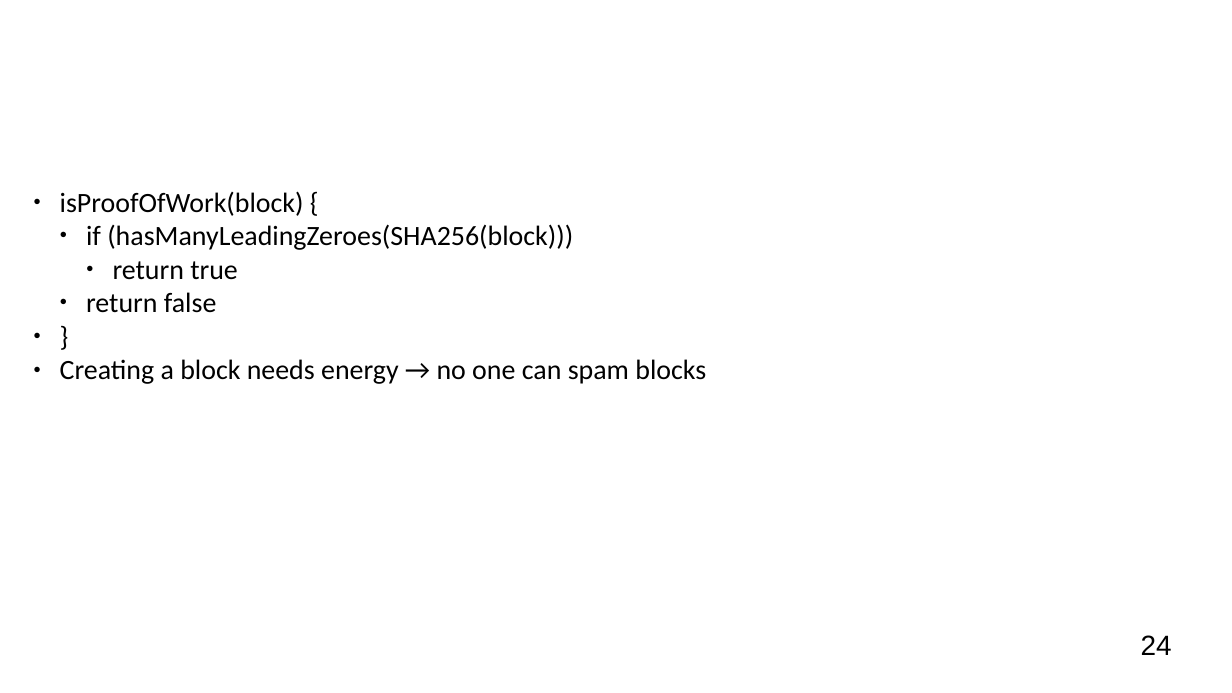
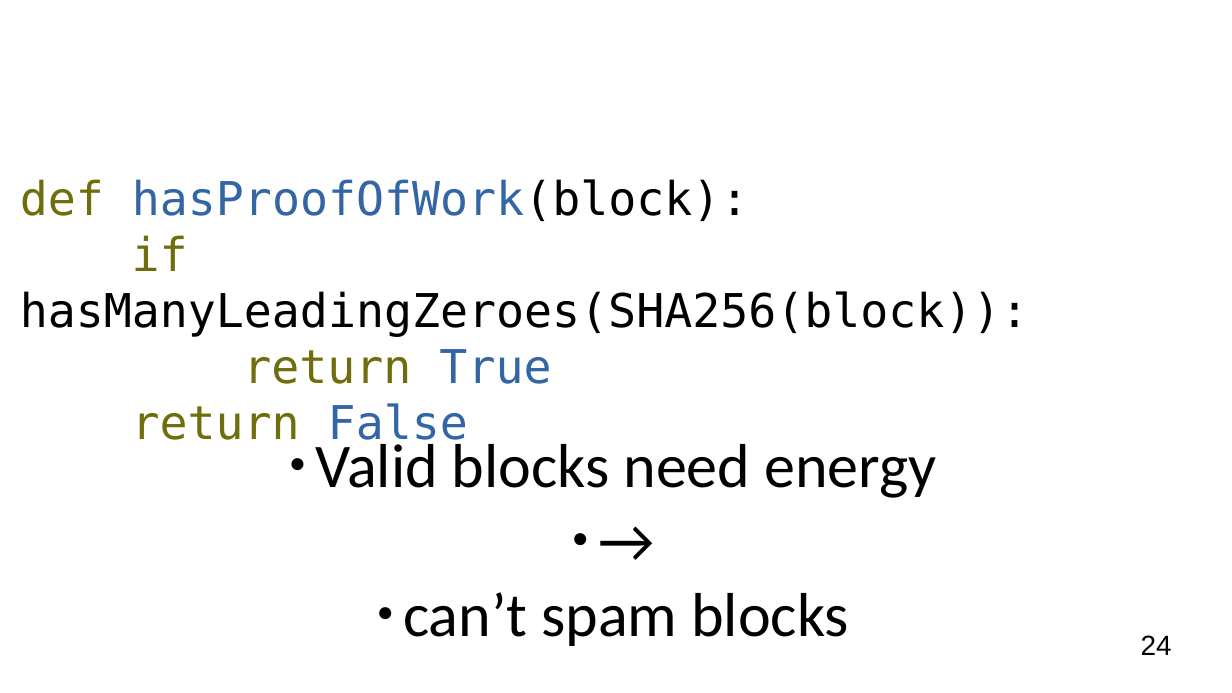
Before and after one commit to OrfeasLitos/blockchain_slides, a slide deck: slide 24 of presentation.odp. Drawn at 1232x693 pixels with LibreOffice and Linux fonts; fonts in the diff are those of the drawing; background and template pictures are left out. Boxes give left, top, right and bottom in pixels: in the first picture for what was removed or moved away, otherwise in the second. Text is boxed around its words. In the diff, an @@ line names an element or a change of style, - is before the commit and + after.

```diff
--- a/presentation.odp
+++ b/presentation.odp
@@ text at box(20, 179, 1029, 449): text changed; size 18 to 30 pt; font Calibri to DejaVu Sans Mono @@
-● isProofOfWork(block) {
-  ● if (hasManyLeadingZeroes(SHA256(block)))
-    ● return true
-  ● return false
-● }
-● Creating a block needs energy → no one can spam blocks
+def hasProofOfWork(block):
+if hasManyLeadingZeroes(SHA256(block)):
+return True
+return False
@@ text added at box(316, 436, 936, 646), 40 pt, text #000000 @@
+● Valid blocks need energy
+● →
+● can’t spam blocks
```
